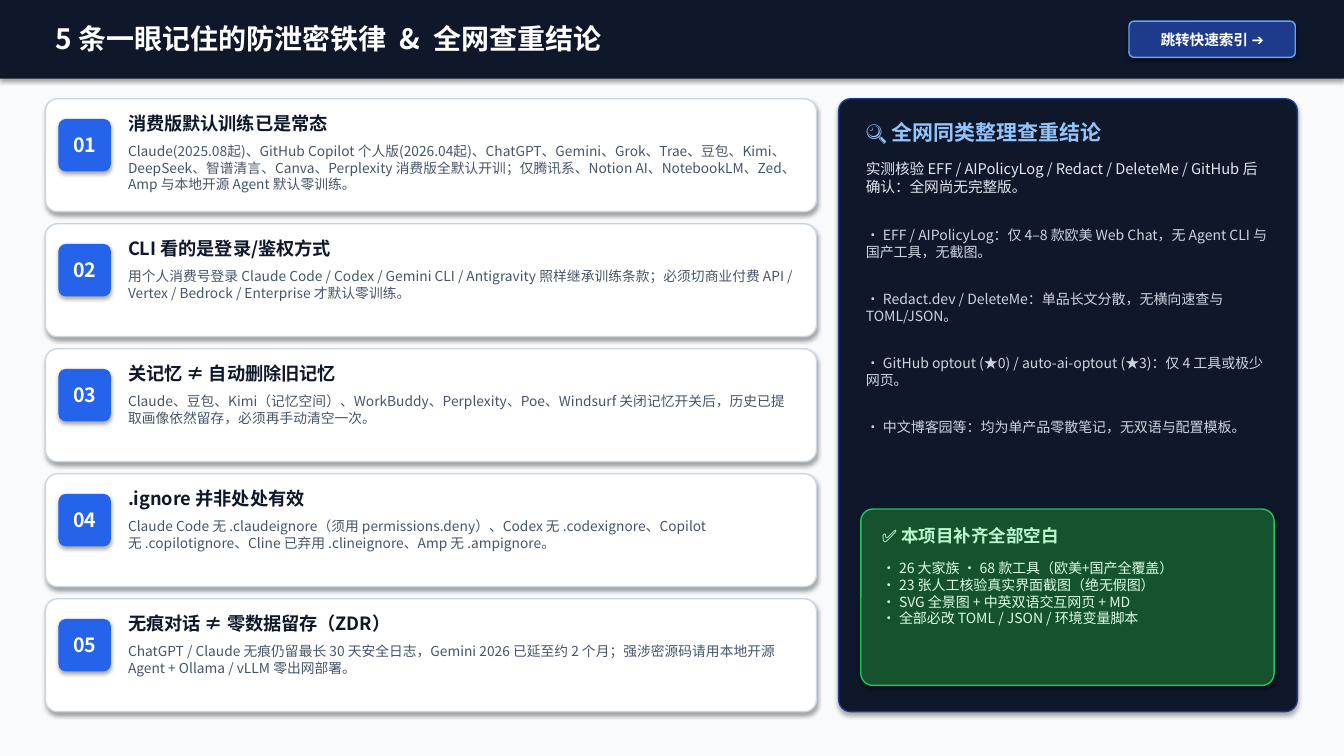
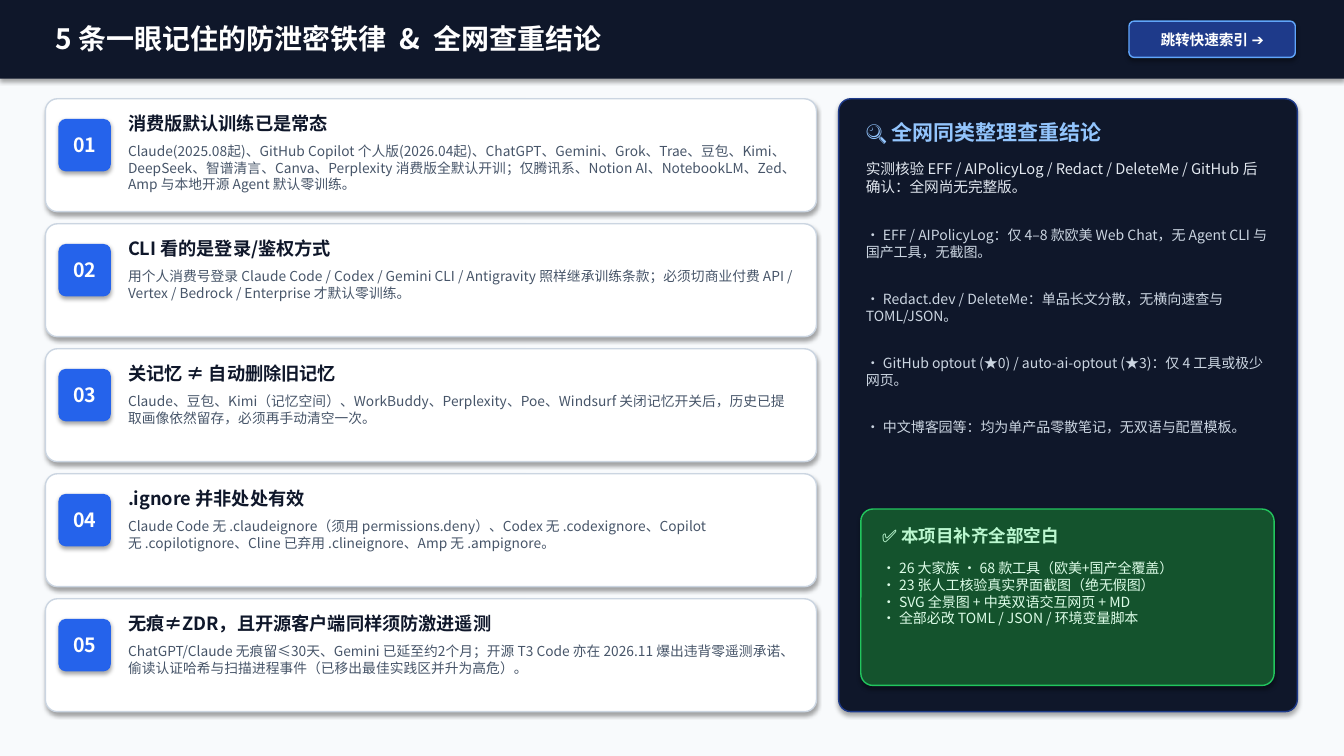
Before and after one commit to xialuyu5-oss/ai-privacy-switches, a slide deck: slide 3 of exports/AI_Agent_隐私记忆与防训练开关全手册_2026.pptx. Drawn at 1344x756 pixels with LibreOffice and Linux fonts; fonts in the diff are those of the drawing. Boxes give left, top, right and bottom in pixels: in the first picture for what was removed or moved away, otherwise in the second. Text is boxed around its words. In the diff, an @@ line names an element or a change of style, - is before the commit and + after.

```diff
--- a/exports/AI_Agent_隐私记忆与防训练开关全手册_2026.pptx
+++ b/exports/AI_Agent_隐私记忆与防训练开关全手册_2026.pptx
@@ text at [128, 614, 491, 633]: text changed @@
-无痕对话 ≠ 零数据留存（ZDR）
+无痕≠ZDR，且开源客户端同样须防激进遥测
@@ text at [128, 644, 794, 674]: text changed @@
-ChatGPT / Claude 无痕仍留最长 30 天安全日志，Gemini 2026 已延至约 2 个月；强涉密源码请用本地开源 Agent + Ollama / vLLM 零出网部署。
+ChatGPT/Claude 无痕留≤30天、Gemini 已延至约2个月；开源 T3 Code 亦在 2026.11 爆出违背零遥测承诺、偷读认证哈希与扫描进程事件（已移出最佳实践区并升为高危）。
```
Also in this commit, not shown: 31 other slides changed, 6 other files.
